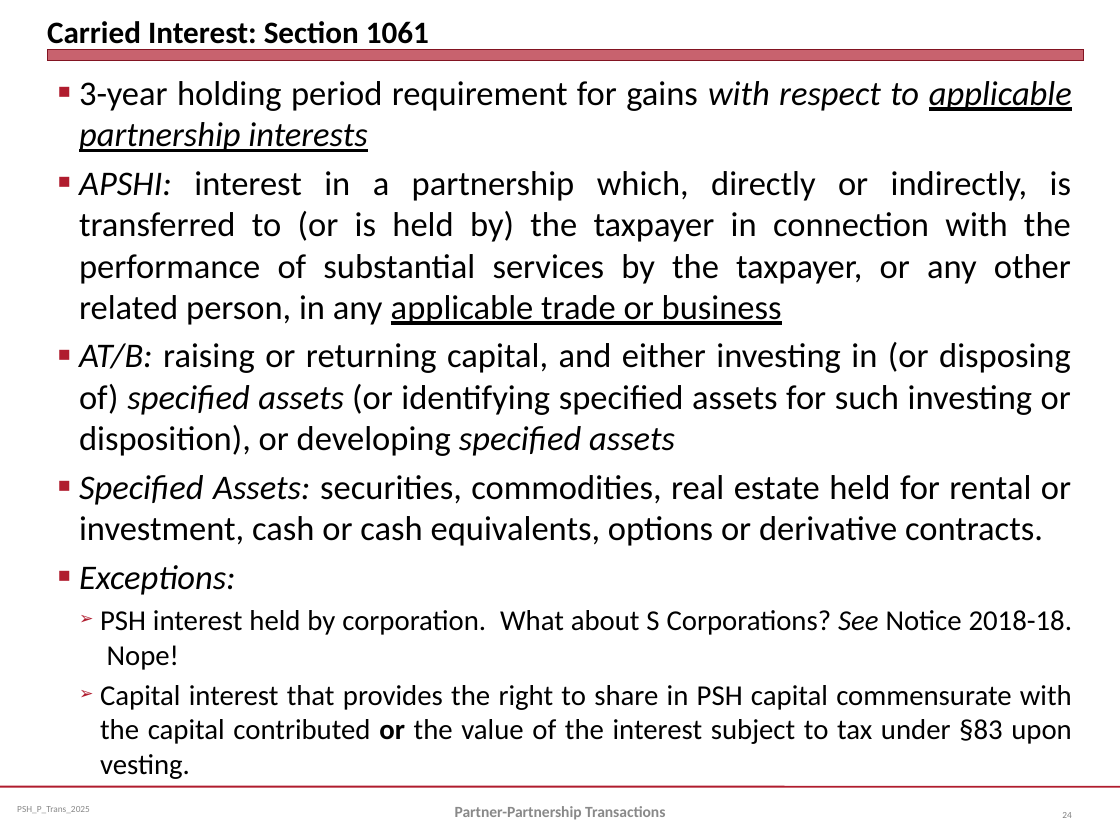
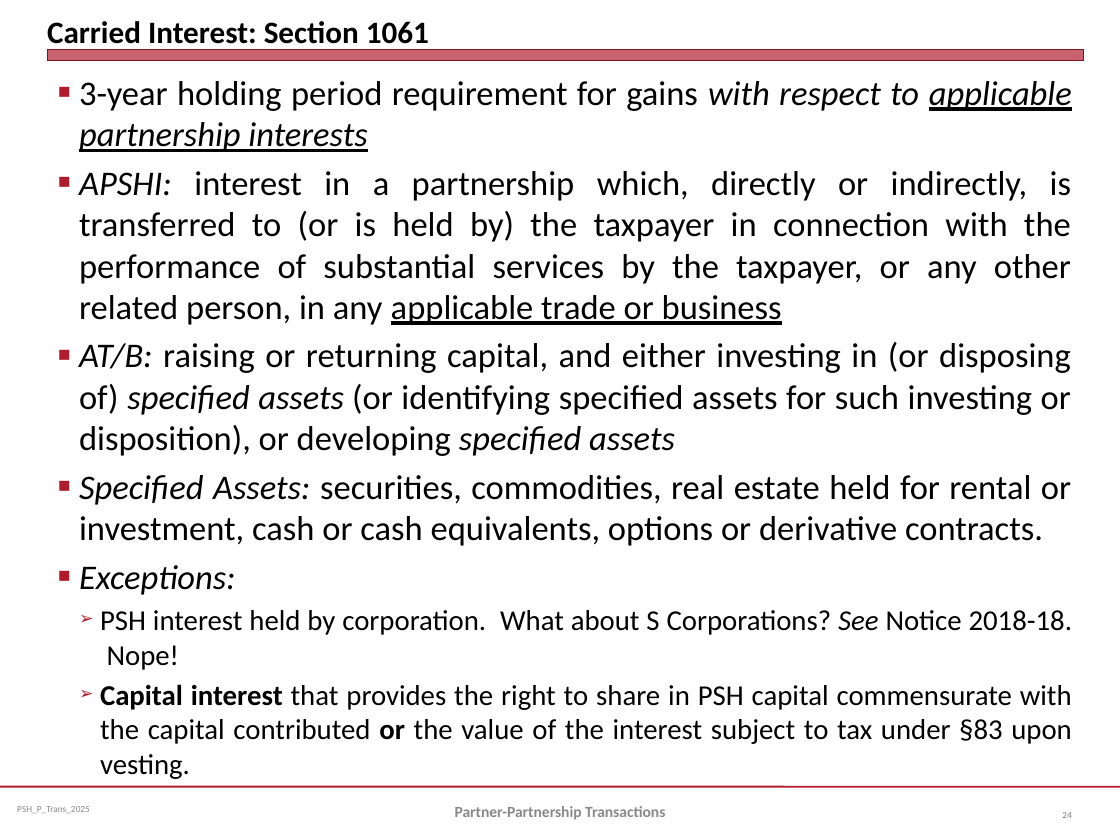
Before and after one commit to jmc877/Partnership-Tax, a slide deck: slide 24 of slides/PSH_P_Trans_2025.pptx. Drawn at 1120x840 pixels with LibreOffice and Linux fonts; fonts in the diff are those of the drawing. Boxes give left, top, right and bottom in pixels: in the first picture for what was removed or moved away, otherwise in the second. Text is boxed around its words. In the diff, an @@ line names an element or a change of style, - is before the commit and + after.

```diff
--- a/slides/PSH_P_Trans_2025.pptx
+++ b/slides/PSH_P_Trans_2025.pptx
@@ text at [100, 684, 1072, 779]: bold on in "Capital interest" @@
```
Also in this commit, not shown: 2 other files.
